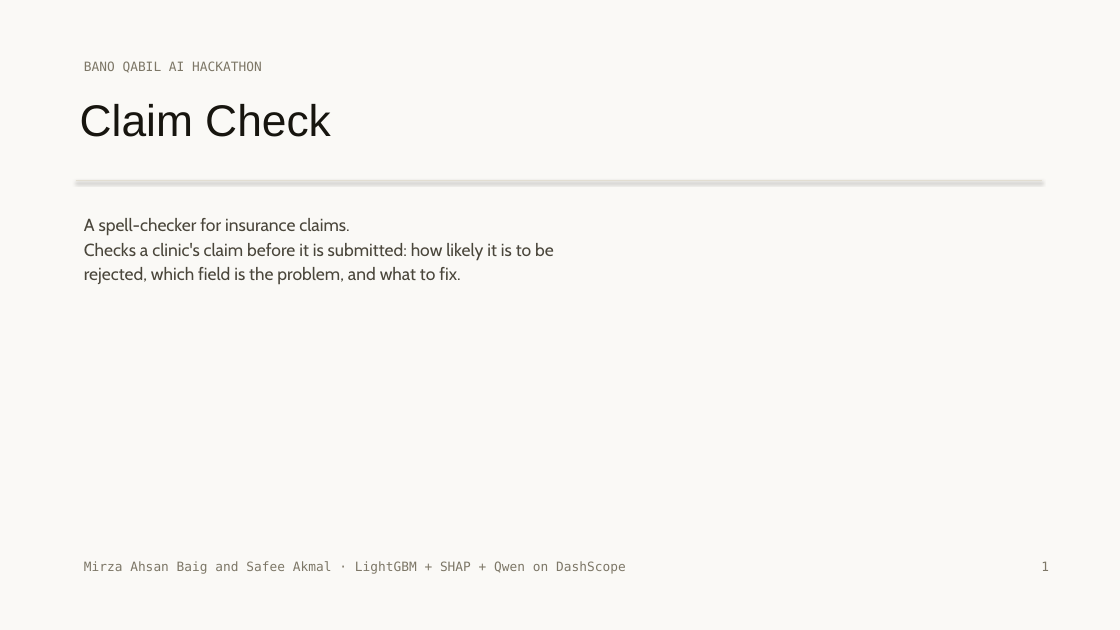
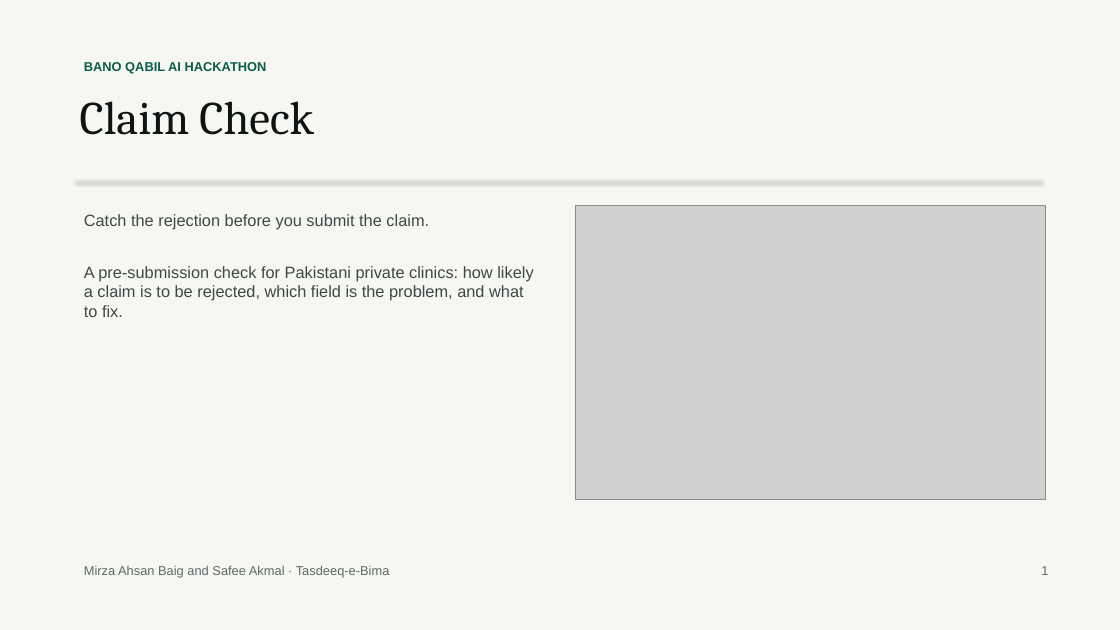
Before and after one commit to mirza-ahsan/tasdeeq-e-bima, a slide deck: slide 1 of docs/deck.pptx. Drawn at 1120x630 pixels with LibreOffice and Linux fonts; fonts in the diff are those of the drawing; grey boxes stand for pictures. Boxes give left, top, right and bottom in pixels: in the first picture for what was removed or moved away, otherwise in the second. Text is boxed around its words. In the diff, an @@ line names an element or a change of style, - is before the commit and + after.

Commit message:
docs: rebuild the deck from live metadata with product screenshots

```diff
--- a/docs/deck.pptx
+++ b/docs/deck.pptx
@@ background #FAF9F6 to #F6F6F3 @@
@@ text "BANO QABIL AI HACKATHON" at <box>84,62,267,74</box>: font DejaVu Sans Mono to Arial, text colour #7D7767 to #0B5D4B, bold on @@
@@ text "Claim Check" at <box>80,101,314,135</box>: size 38 to 40 pt, font Arial to Cambria, text colour #17150F to #0E1412 @@
@@ picture added at <box>576,206,1046,500</box> @@
@@ text at <box>84,214,533,317</box>: text changed; size 15 to 14 pt; font Cabin to Arial; text colour #4A463B to #3E4945 @@
-A spell-checker for insurance claims.
-Checks a clinic's claim before it is submitted: how likely it is to be
-rejected, which field is the problem, and what to fix.
+Catch the rejection before you submit the claim.
+A pre-submission check for Pakistani private clinics: how likely a claim is to be rejected, which field is the problem, and what to fix.
@@ text at <box>84,565,390,578</box>: text changed; font DejaVu Sans Mono to Arial; text colour #7D7767 to #5F6A66 @@
-Mirza Ahsan Baig and Safee Akmal · LightGBM + SHAP + Qwen on DashScope
+Mirza Ahsan Baig and Safee Akmal · Tasdeeq-e-Bima
@@ text "1" at <box>1041,566,1048,575</box>: font DejaVu Sans Mono to Arial, text colour #7D7767 to #5F6A66 @@
```
Also in this commit, not shown: 3 other slides changed, 5 slides added, 5 slides removed, 2 other files.
